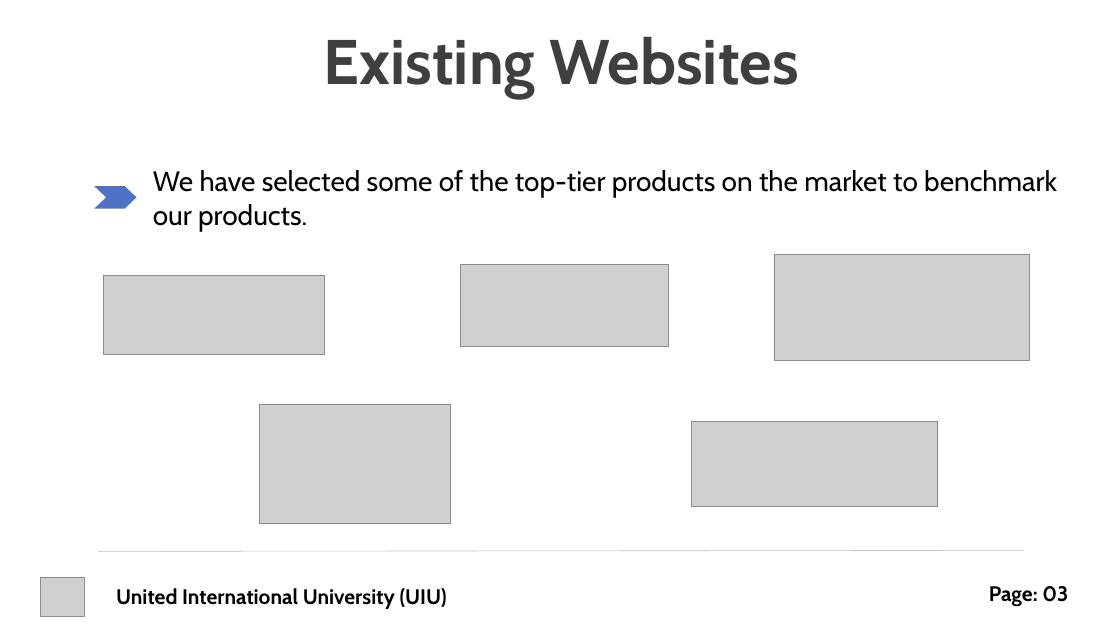
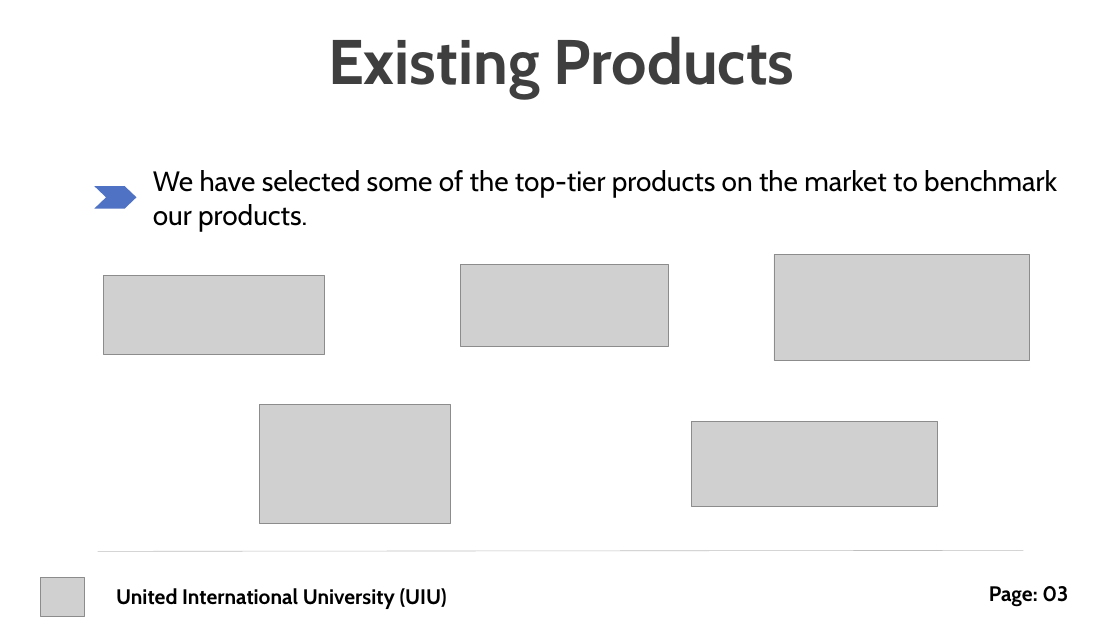
Before and after one commit to rayhanalshorif133/MSCSE-UIU, a slide deck: slide 4 of CSE-6159-SSA/ProTutorBD.pptx. Drawn at 1120x630 pixels with LibreOffice and Linux fonts; fonts in the diff are those of the drawing; grey boxes stand for pictures. Boxes give left, top, right and bottom in pixels: in the first picture for what was removed or moved away, otherwise in the second. Text is boxed around its words. In the diff, an @@ line names an element or a change of style, - is before the commit and + after.

```diff
--- a/CSE-6159-SSA/ProTutorBD.pptx
+++ b/CSE-6159-SSA/ProTutorBD.pptx
@@ text at (328, 36, 795, 99): text changed @@
-Existing Websites
+Existing Products
```
Also in this commit, not shown: 1 slide added, 2 other files.
